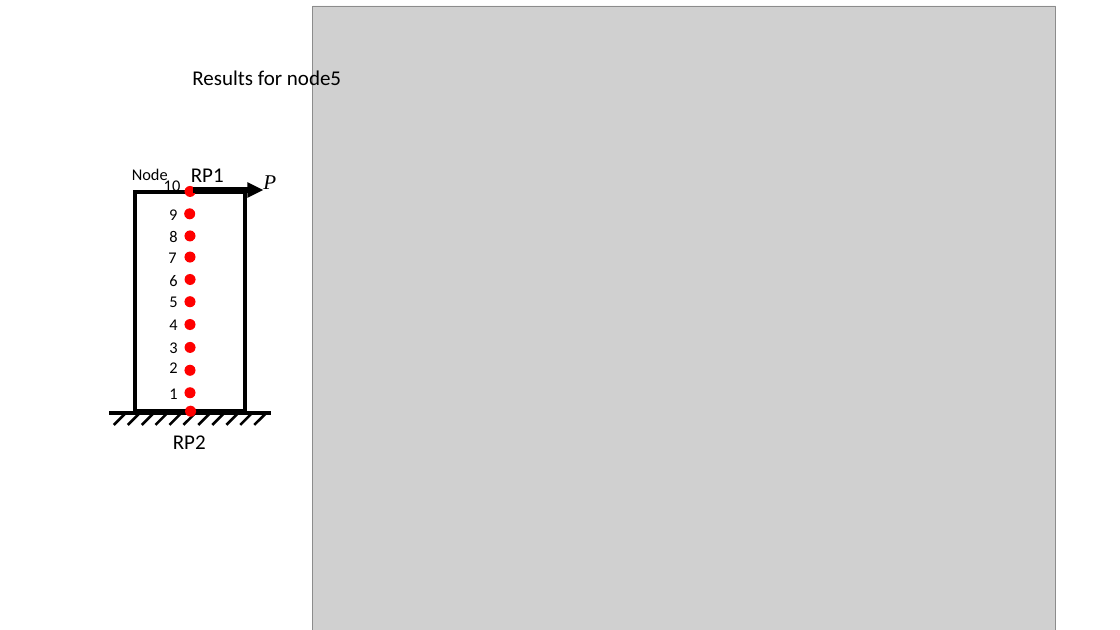
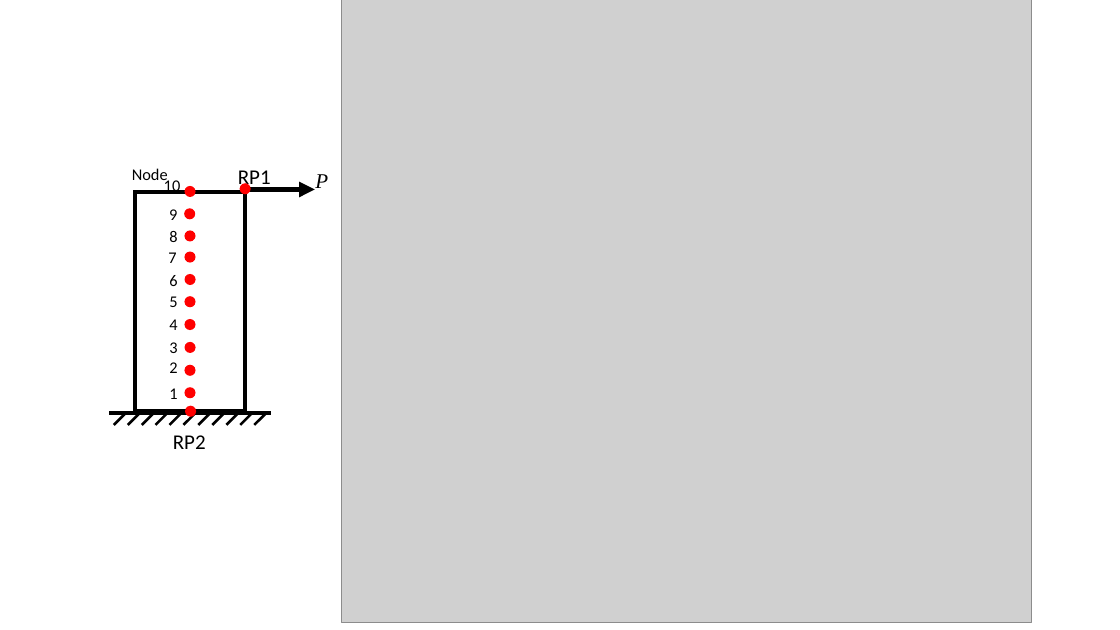
Before and after one commit to Concrete-Chrono-Development/concrete-calibration, a slide deck: slide 4 of Free Vibration test calibration/Vibration test.pptx. Drawn at 1120x630 pixels with LibreOffice and Linux fonts; fonts in the diff are those of the drawing; grey boxes stand for pictures. Boxes give left, top, right and bottom in pixels: in the first picture for what was removed or moved away, otherwise in the second. Text is boxed around its words. In the diff, an @@ line names an element or a change of style, - is before the commit and + after.

```diff
--- a/Free Vibration test calibration/Vibration test.pptx
+++ b/Free Vibration test calibration/Vibration test.pptx
@@ picture: place and size @@
-picture at (313, 6, 1055, 630)
+picture at (342, 0, 1032, 623)
@@ text removed at (192, 67, 341, 91) @@
-Results for node5
@@ text "RP1": place and size @@
-text "RP1" at (191, 168, 224, 188)
+text "RP1" at (238, 170, 271, 191)
@@ text "P": place and size @@
-text "P" at (263, 175, 276, 189)
+text "P" at (315, 174, 328, 188)
@@ ellipse added at (239, 183, 250, 194), fill #FF0000 @@
@@ arrow moved from (193, 190) - (263, 190) to (245, 190) - (315, 190) @@
```
Also in this commit, not shown: 4 other slides changed, 2 slides removed.
